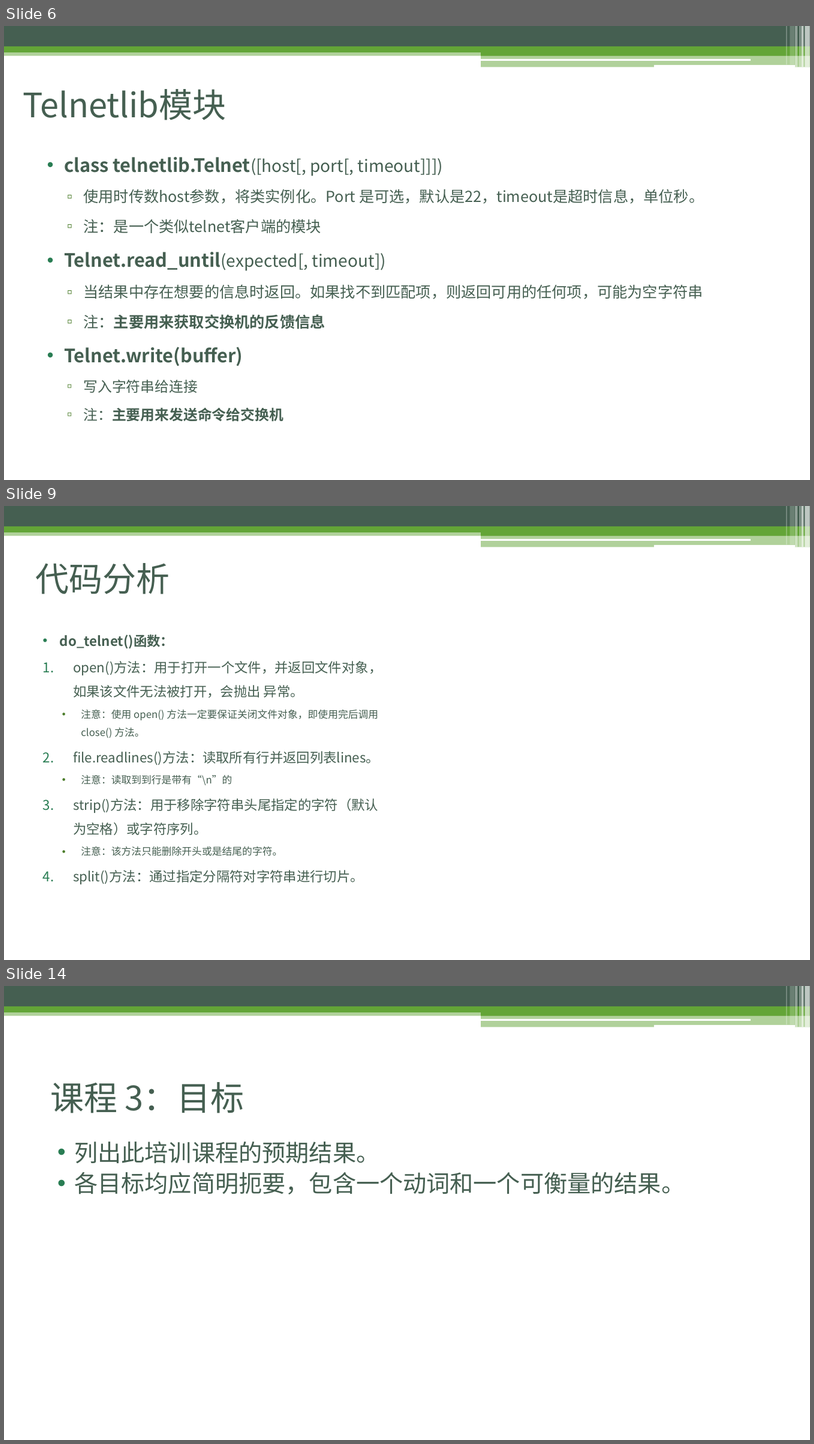
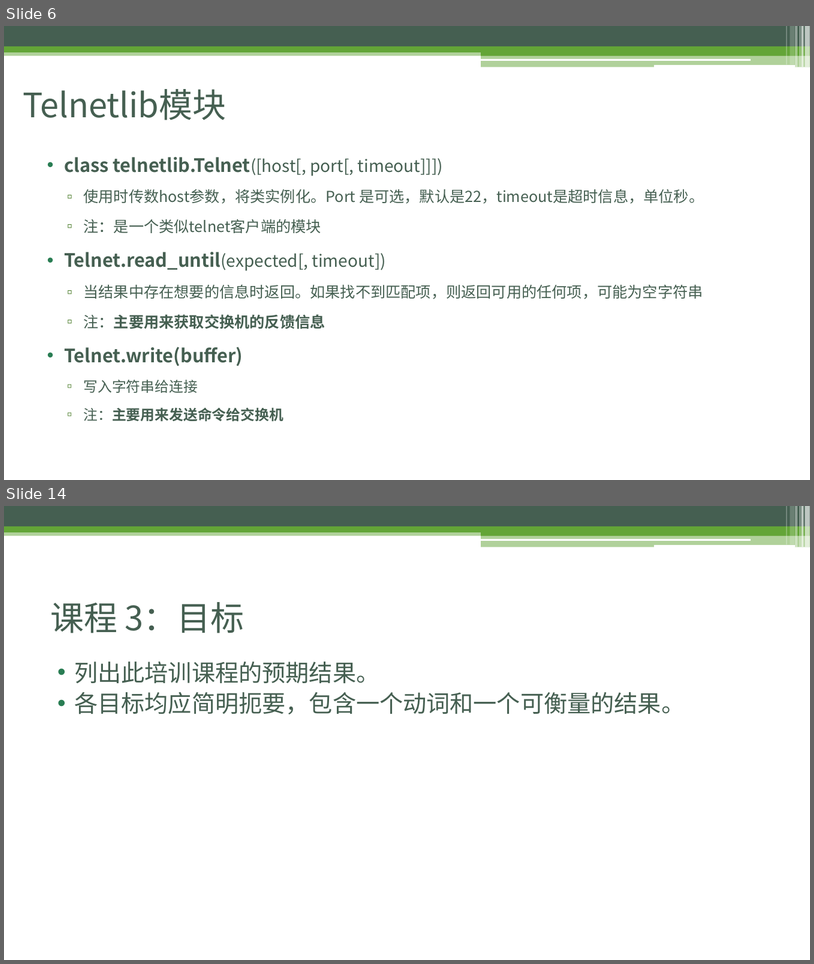
Before and after one commit to ladesiji/git, a slide deck: Python3.pptx. Shown one above the other, each under a label of ours: slides 6, 9 and 14 before the commit, slides 6 and 14 after it; the slides between them are not shown. The pictures are 814x1444 and 814x964 pixels, drawn with LibreOffice and Linux fonts; fonts in the diff are those of the drawing. Boxes give left, top, right and bottom in pixels: in the first picture for what was removed or moved away, otherwise in the second. Text is boxed around its words. In the diff, an @@ line names an element or a change of style, - is before the commit and + after.

```diff
--- a/Python3.pptx
+++ b/Python3.pptx
@@ slide 9 removed at box(4, 506, 810, 960), background #FFFFFF; not listed: 13 template elements that a slide beside it also shows @@
@@ title removed at box(36, 563, 170, 594) @@
-代码分析
@@ text removed at box(60, 634, 382, 884) @@
-• do_telnet()函数：
-1. open()方法：用于打开一个文件，并返回文件对象，如果该文件无法被打开，会抛出 异常。
-  • 注意：使用 open() 方法一定要保证关闭文件对象，即使用完后调用 close() 方法。
-2. file.readlines()方法：读取所有行并返回列表lines。
-  • 注意：读取到到行是带有“\n”的
-3. strip()方法：用于移除字符串头尾指定的字符（默认为空格）或字符序列。
-  • 注意：该方法只能删除开头或是结尾的字符。
-4. split()方法：通过指定分隔符对字符串进行切片。
```
Also in this commit, not shown: 4 slides changed, 4 slides added, 3 other slides removed.
